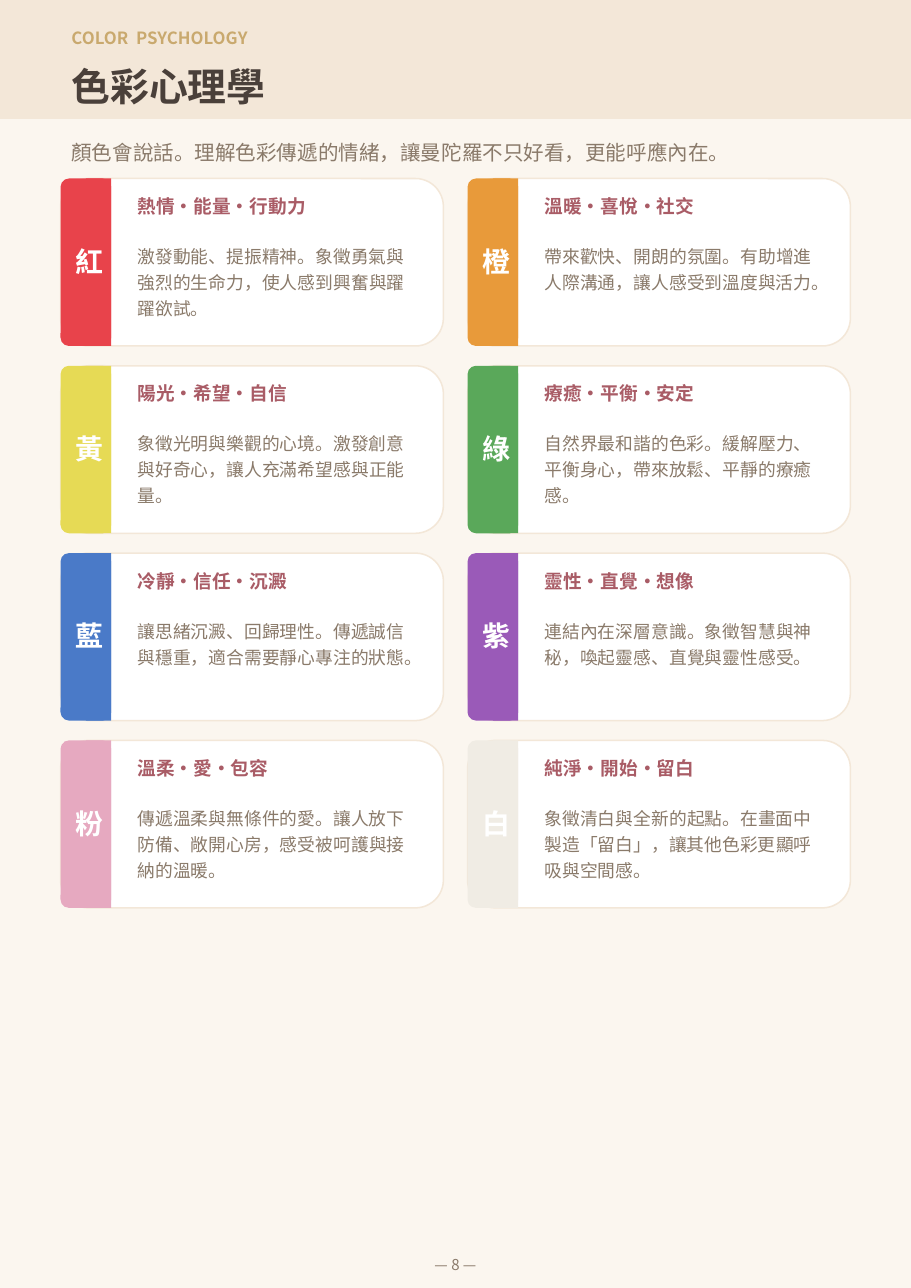
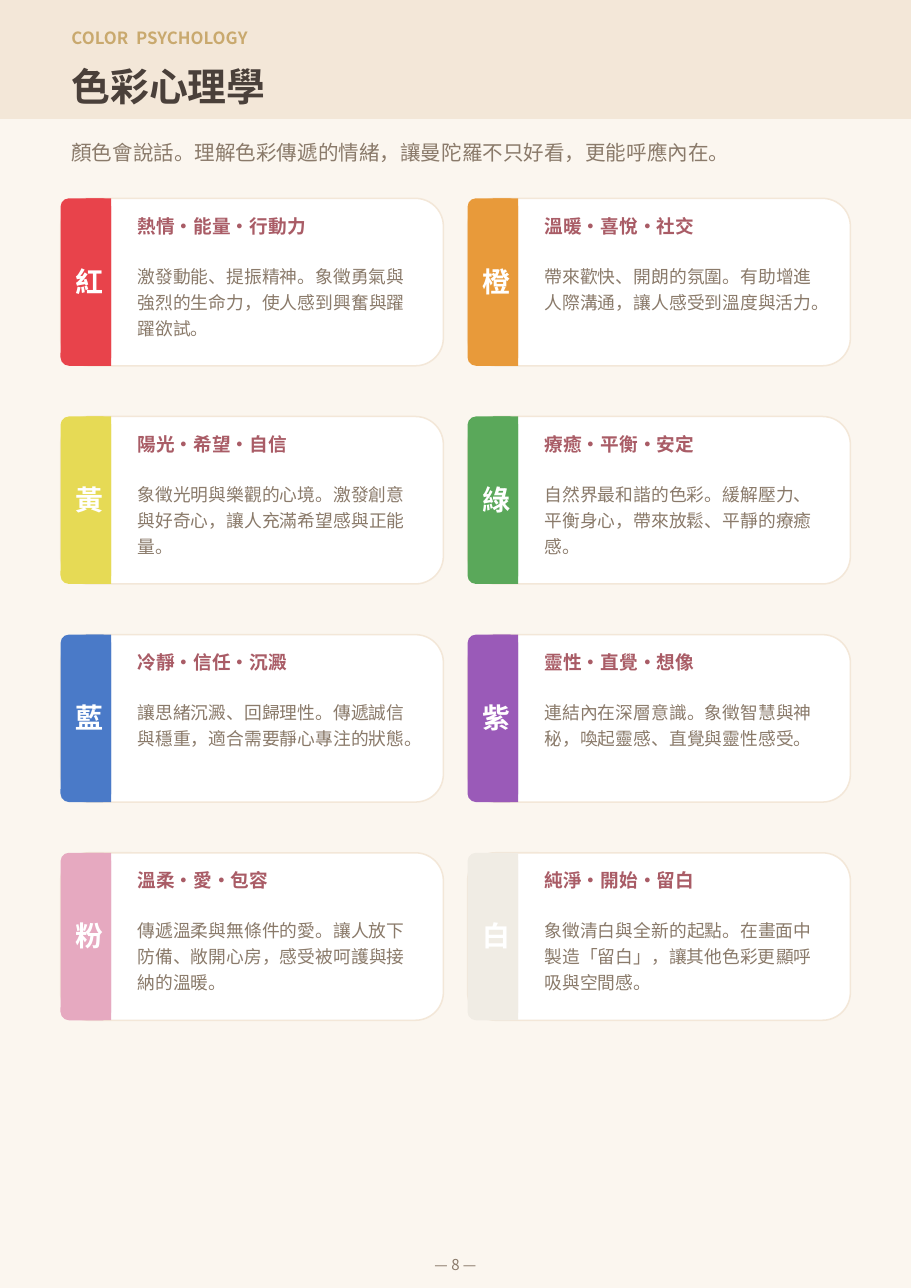
Before and after one commit to serina168/mandala-beginner, a slide deck: slide 8 of mandala_l1_handout.pptx. Drawn at 911x1288 pixels with LibreOffice and Linux fonts; fonts in the diff are those of the drawing; background and template pictures are left out. Boxes give left, top, right and bottom in pixels: in the first picture for what was removed or moved away, otherwise in the second. Text is boxed around its words. In the diff, an @@ line names an element or a change of style, - is before the commit and + after.

```diff
--- a/mandala_l1_handout.pptx
+++ b/mandala_l1_handout.pptx
@@ 6 texts, 4 rounded rectangles, 2 rectangles: place and size @@
-6 texts, 4 rounded rectangles, 2 rectangles at [61,178,852,346]
+6 texts, 4 rounded rectangles, 2 rectangles at [61,198,852,366]
@@ 6 texts, 4 rounded rectangles, 2 rectangles: place and size @@
-6 texts, 4 rounded rectangles, 2 rectangles at [61,366,852,533]
+6 texts, 4 rounded rectangles, 2 rectangles at [61,416,852,584]
@@ 6 texts, 4 rounded rectangles, 2 rectangles: place and size @@
-6 texts, 4 rounded rectangles, 2 rectangles at [61,553,852,720]
+6 texts, 4 rounded rectangles, 2 rectangles at [61,635,852,802]
@@ 4 rounded rectangles, 2 texts, 2 rectangles: place and size @@
-4 rounded rectangles, 2 texts, 2 rectangles at [61,740,852,908]
+4 rounded rectangles, 2 texts, 2 rectangles at [61,853,852,1020]
@@ 4 texts: place and size @@
-4 texts at [76,801,812,879]
+4 texts at [76,913,812,991]
```
Also in this commit, not shown: 5 other slides changed, 3 other files.
